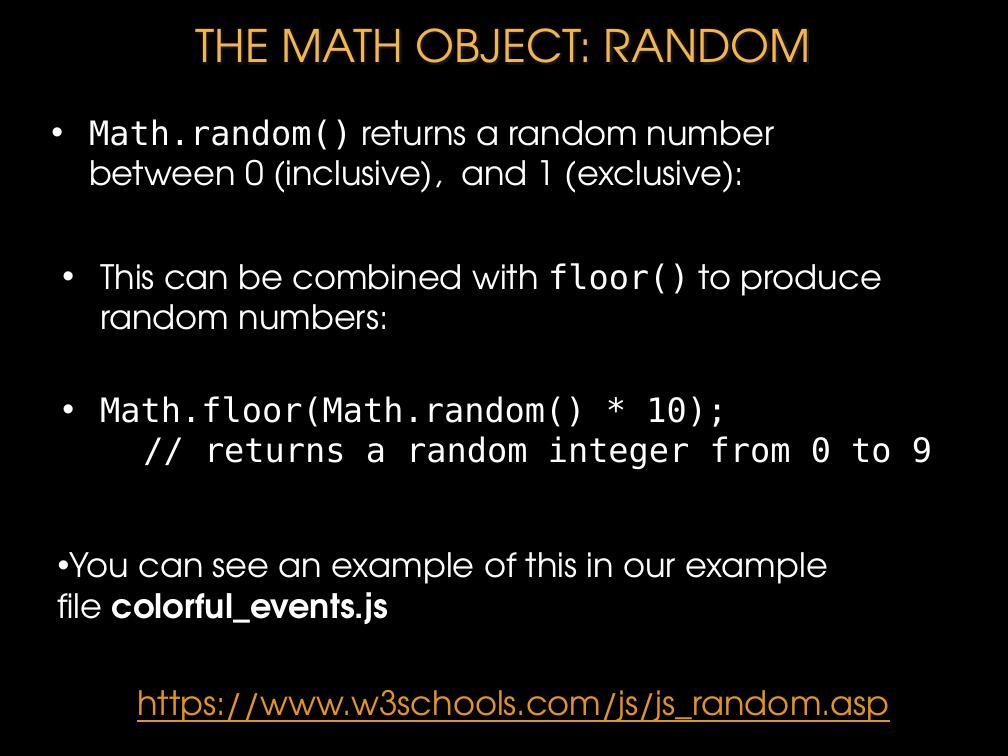
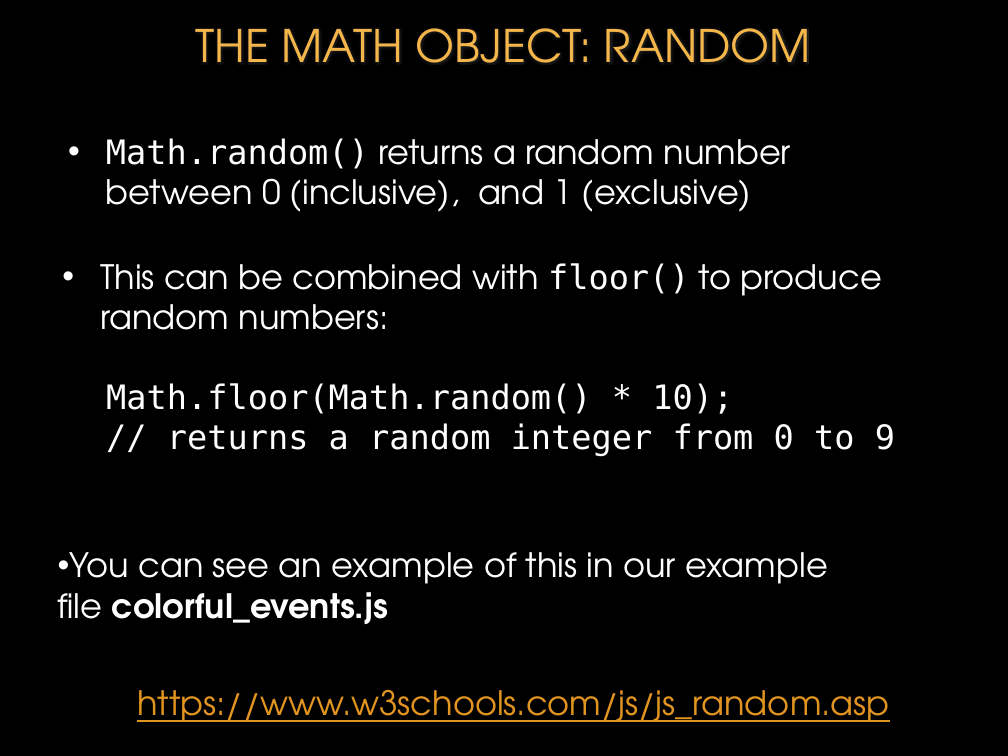
Before and after one commit to donfreiday/cpsc330-js, a slide deck: slide 49 of Javascript.pptx. Drawn at 1008x756 pixels with LibreOffice and Linux fonts; fonts in the diff are those of the drawing; background and template pictures are left out. Boxes give left, top, right and bottom in pixels: in the first picture for what was removed or moved away, otherwise in the second. Text is boxed around its words. In the diff, an @@ line names an element or a change of style, - is before the commit and + after.

```diff
--- a/Javascript.pptx
+++ b/Javascript.pptx
@@ text at <box>106,138,791,212</box>: text changed @@
-• Math.random() returns a random number between 0 (inclusive), and 1 (exclusive):
+• Math.random() returns a random number between 0 (inclusive), and 1 (exclusive)
@@ text "Math.floor(Math.random() * 10);": place and size @@
-text "Math.floor(Math.random() * 10);" at <box>100,396,932,469</box>
+text "Math.floor(Math.random() * 10);" at <box>106,383,895,457</box>
@@ text at <box>106,383,733,414</box>: bullet • to none @@
```
Also in this commit, not shown: 15 other slides changed.
